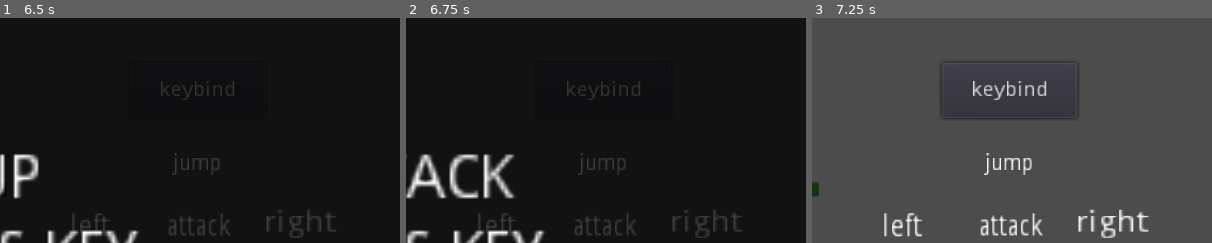
Above: before the commit, frames 1-3 (left to right).
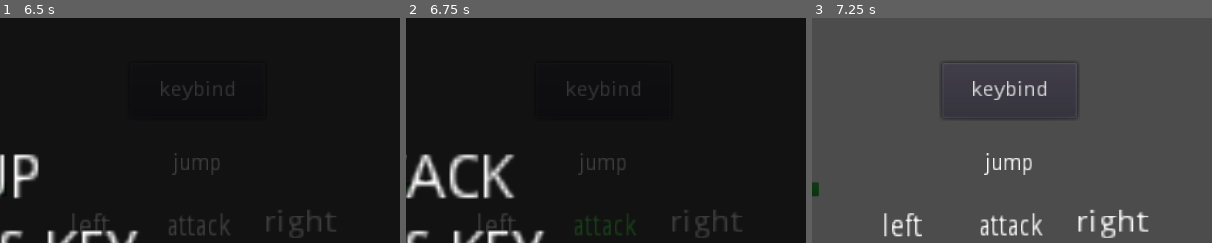
Above: after the commit, the same moments.

Repository: BeatMil/BigChase
Game: Godot game, scene res://scene/menu.tscn
Same seed, same stepped clock (60 frames per second), same inputs: the game is played once before the commit and once after it. The engine's default icon, where the game draws it, is replaced by a stand-in: a white triangle on a blue panel in a dark square.
Inputs (mouse positions are % of the whole screen's width and height, from its top left):
- Up to frame 1 (6.5 s): click "keybind" at 0.5 s; click (40, 47) at 1.25 s; click (42, 47) at 2 s; click (45, 47) at 2.75 s; click (47, 47) at 3.5 s; click (50, 47) at 4.25 s; click "Host" at 5 s; click "join" at 5.75 s
- Up to frame 2 (6.75 s): tap Enter at 6.5 s; hold D (p1_right, bound only after the commit) from 6.53 s (still down); hold H (p1_attack) from 6.53 s (still down); tap A (heal, bound only before the commit) at 6.6 s
- Up to frame 3 (7.25 s): keep holding D (p1_right, bound only after the commit); keep holding H (p1_attack); tap W (p1_up, bound only after the commit) at 6.77 s
The pictures show only the part of the screen within x 50-100%, y 9-59%; the shares and areas given below are measured in that part.

Frame 1 is identical in both runs. In frame 2, 0.2% of the frame differs, in the area x 42-58%, y 86-97%; in frame 3, nothing differs.

Commit message:
Fix bug where A key register as an attack

Diff:
--- a/project.godot
+++ b/project.godot
@@ -62,58 +62,28 @@
 }
 p1_up={
 "deadzone": 0.5,
-"events": [ Object(InputEventKey,"resource_local_to_scene":false,"resource_name":"","device":0,"alt":false,"shift":false,"control":false,"meta":false,"command":false,"pressed":false,"scancode":46,"physical_scancode":0,"unicode":0,"echo":false,"script":null)
-, Object(InputEventKey,"resource_local_to_scene":false,"resource_name":"","device":0,"alt":false,"shift":false,"control":false,"meta":false,"command":false,"pressed":false,"scancode":0,"physical_scancode":32,"unicode":0,"echo":false,"script":null)
+"events": [ Object(InputEventKey,"resource_local_to_scene":false,"resource_name":"","device":0,"alt":false,"shift":false,"control":false,"meta":false,"command":false,"pressed":false,"scancode":87,"physical_scancode":0,"unicode":0,"echo":false,"script":null)
  ]
 }
 p1_down={
 "deadzone": 0.5,
-"events": [ Object(InputEventKey,"resource_local_to_scene":false,"resource_name":"","device":0,"alt":false,"shift":false,"control":false,"meta":false,"command":false,"pressed":false,"scancode":69,"physical_scancode":0,"unicode":0,"echo":false,"script":null)
+"events": [ Object(InputEventKey,"resource_local_to_scene":false,"resource_name":"","device":0,"alt":false,"shift":false,"control":false,"meta":false,"command":false,"pressed":false,"scancode":83,"physical_scancode":0,"unicode":0,"echo":false,"script":null)
  ]
 }
 p1_left={
 "deadzone": 0.5,
-"events": [ Object(InputEventKey,"resource_local_to_scene":false,"resource_name":"","device":0,"alt":false,"shift":false,"control":false,"meta":false,"command":false,"pressed":false,"scancode":79,"physical_scancode":0,"unicode":0,"echo":false,"script":null)
+"events": [ Object(InputEventKey,"resource_local_to_scene":false,"resource_name":"","device":0,"alt":false,"shift":false,"control":false,"meta":false,"command":false,"pressed":false,"scancode":65,"physical_scancode":0,"unicode":0,"echo":false,"script":null)
  ]
 }
 p1_right={
 "deadzone": 0.5,
-"events": [ Object(InputEventKey,"resource_local_to_scene":false,"resource_name":"","device":0,"alt":false,"shift":false,"control":false,"meta":false,"command":false,"pressed":false,"scancode":85,"physical_scancode":0,"unicode":0,"echo":false,"script":null)
+"events": [ Object(InputEventKey,"resource_local_to_scene":false,"resource_name":"","device":0,"alt":false,"shift":false,"control":false,"meta":false,"command":false,"pressed":false,"scancode":68,"physical_scancode":0,"unicode":0,"echo":false,"script":null)
  ]
 }
 p1_attack={
 "deadzone": 0.5,
 "events": [ Object(InputEventKey,"resource_local_to_scene":false,"resource_name":"","device":0,"alt":false,"shift":false,"control":false,"meta":false,"command":false,"pressed":false,"scancode":72,"physical_scancode":0,"unicode":0,"echo":false,"script":null)
- ]
-}
-p2_up={
-"deadzone": 0.5,
-"events": [ Object(InputEventKey,"resource_local_to_scene":false,"resource_name":"","device":0,"alt":false,"shift":false,"control":false,"meta":false,"command":false,"pressed":false,"scancode":67,"physical_scancode":0,"unicode":0,"echo":false,"script":null)
- ]
-}
-p2_down={
-"deadzone": 0.5,
-"events": [ Object(InputEventKey,"resource_local_to_scene":false,"resource_name":"","device":0,"alt":false,"shift":false,"control":false,"meta":false,"command":false,"pressed":false,"scancode":84,"physical_scancode":0,"unicode":0,"echo":false,"script":null)
- ]
-}
-p2_left={
-"deadzone": 0.5,
-"events": [ Object(InputEventKey,"resource_local_to_scene":false,"resource_name":"","device":0,"alt":false,"shift":false,"control":false,"meta":false,"command":false,"pressed":false,"scancode":72,"physical_scancode":0,"unicode":0,"echo":false,"script":null)
- ]
-}
-p2_right={
-"deadzone": 0.5,
-"events": [ Object(InputEventKey,"resource_local_to_scene":false,"resource_name":"","device":0,"alt":false,"shift":false,"control":false,"meta":false,"command":false,"pressed":false,"scancode":78,"physical_scancode":0,"unicode":0,"echo":false,"script":null)
- ]
-}
-p2_attack={
-"deadzone": 0.5,
-"events": [ Object(InputEventKey,"resource_local_to_scene":false,"resource_name":"","device":0,"alt":false,"shift":false,"control":false,"meta":false,"command":false,"pressed":false,"scancode":16777220,"physical_scancode":0,"unicode":0,"echo":false,"script":null)
- ]
-}
-heal={
-"deadzone": 0.5,
-"events": [ Object(InputEventKey,"resource_local_to_scene":false,"resource_name":"","device":0,"alt":false,"shift":false,"control":false,"meta":false,"command":false,"pressed":false,"scancode":65,"physical_scancode":0,"unicode":0,"echo":false,"script":null)
+, Object(InputEventKey,"resource_local_to_scene":false,"resource_name":"","device":0,"alt":false,"shift":false,"control":false,"meta":false,"command":false,"pressed":false,"scancode":74,"physical_scancode":0,"unicode":0,"echo":false,"script":null)
  ]
 }
 
--- a/script/menu.gd
+++ b/script/menu.gd
@@ -18,12 +18,7 @@
 
 # Called when the node enters the scene tree for the first time.
 func _ready():
-	var ev = InputEventKey.new()
-	ev.scancode = KEY_A
-	var ev2 = InputEventKey.new()
-	ev2.scancode = KEY_B
-	InputMap.action_add_event("p1_attack", ev)
-	InputMap.action_add_event("p1_attack", ev2)
+	pass
 #	$ui/Host_Button.grab_focus()
 
 
